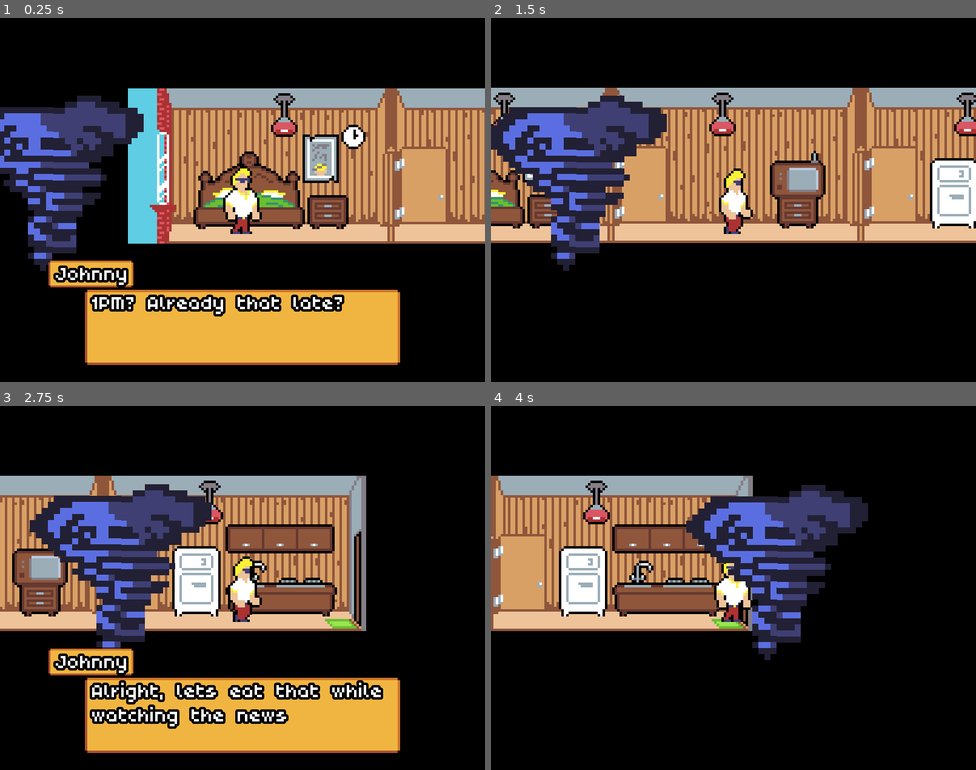
Above: before the commit, frames 1-4 (two rows, left to right).
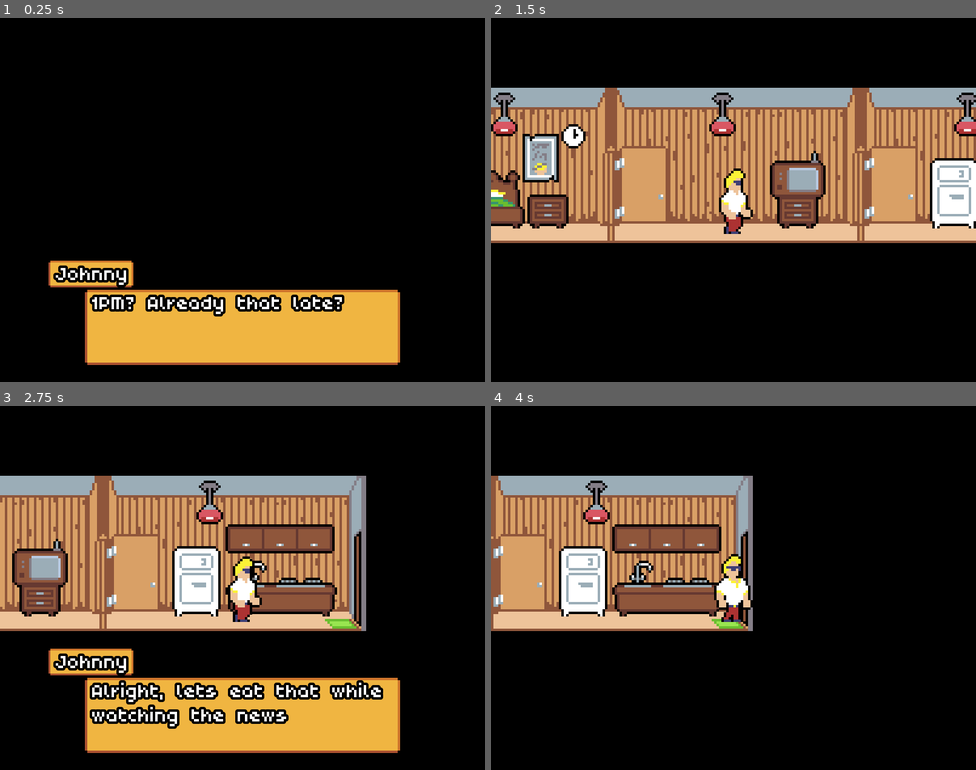
Above: after the commit, the same moments.

Repository: T4g1/gd-wildjam18
Game: Godot game, scene res://sources/game/Game.tscn
The game is run twice, just before and just after one commit, with the same random seed, the same clock (stepped at 60 frames per second) and the same inputs.
Inputs:
- Up to frame 1 (0.25 s): no input
- Up to frame 2 (1.5 s): tap Enter (ui_accept) at 0.5, 0.77 s; hold E (interact) 0.53-1.28 s; hold Right (ui_right) from 0.53 s (still down); tap E (interact) at 1.35 s
- Up to frame 3 (2.75 s): tap Enter (ui_accept) at 1.52 s; release Right (ui_right) at 2.03 s; hold Left (ui_left) from 2.03 s (still down); hold E (interact) from 2.03 s (still down)
- Up to frame 4 (4 s): release Left (ui_left) at 2.78 s; release E (interact) at 2.78 s; hold Right (ui_right) from 2.78 s (still down); tap E (interact) at 2.85 s; tap Enter (ui_accept) at 3.02, 3.77 s; hold E (interact) from 3.53 s (still down)

The runs differ from the first frame. In frame 1, 38% of the frame differs, in the area x 0-100%, y 19-70%; in frame 2, 8.7%; in frame 3, 8.7%; in frame 4, 8.8%.

Commit message:
[fix] Removed debug test

Diff:
--- a/levels/LevelApartment.gd
+++ b/levels/LevelApartment.gd
@@ -15,9 +15,7 @@
 	assert($Drawer.connect("interacted", self, "on_drawer_interacted") == OK)
 	assert($FrontDoor.connect("interacted", self, "on_front_door_interacted") == OK)
 
-	$UI/Mask.visible = false
-
-	$Tornado.enable()
+	$UI/Mask.visible = true
 
 	introduction()
 
--- a/levels/LevelApartment.tscn
+++ b/levels/LevelApartment.tscn
@@ -1,9 +1,8 @@
-[gd_scene load_steps=19 format=2]
+[gd_scene load_steps=17 format=2]
 
 [ext_resource path="res://sources/level/Level.tscn" type="PackedScene" id=1]
 [ext_resource path="res://sources/dialog/DialogLine.tscn" type="PackedScene" id=2]
 [ext_resource path="res://sources/dialog/Dialog.tscn" type="PackedScene" id=3]
-[ext_resource path="res://entities/Tornado.tscn" type="PackedScene" id=4]
 [ext_resource path="res://levels/LevelApartment.gd" type="Script" id=5]
 [ext_resource path="res://sources/player/Player.tscn" type="PackedScene" id=6]
 [ext_resource path="res://entities/TV.tscn" type="PackedScene" id=7]
@@ -25,11 +24,6 @@
 
 [sub_resource type="RectangleShape2D" id=4]
 extents = Vector2( 2.77517, 20.2218 )
-
-[sub_resource type="Curve2D" id=5]
-_data = {
-"points": PoolVector2Array( 0, 0, 0, 0, -131.178, 87.6096, 0, 0, 0, 0, 254.745, 88.4458 )
-}
 
 [node name="LevelApartment" instance=ExtResource( 1 )]
 script = ExtResource( 5 )
@@ -162,12 +156,3 @@
 thinking = true
 
 [node name="Tween" type="Tween" parent="." index="9"]
-
-[node name="Tornado" parent="." index="10" instance=ExtResource( 4 )]
-trajectory_path = NodePath("../Path2D")
-
-[node name="Path2D" type="Path2D" parent="." index="11"]
-curve = SubResource( 5 )
-__meta__ = {
-"_edit_group_": true
-}
